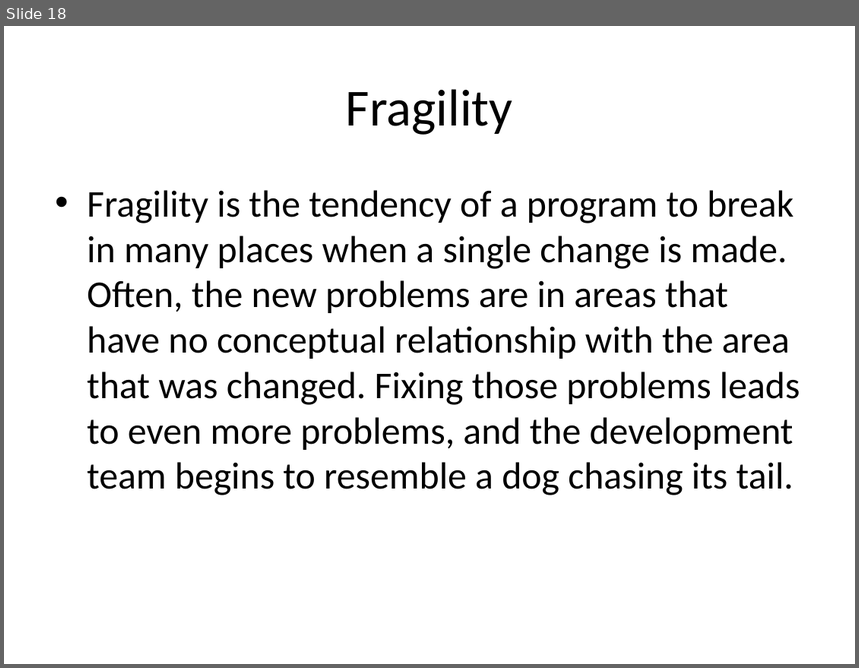
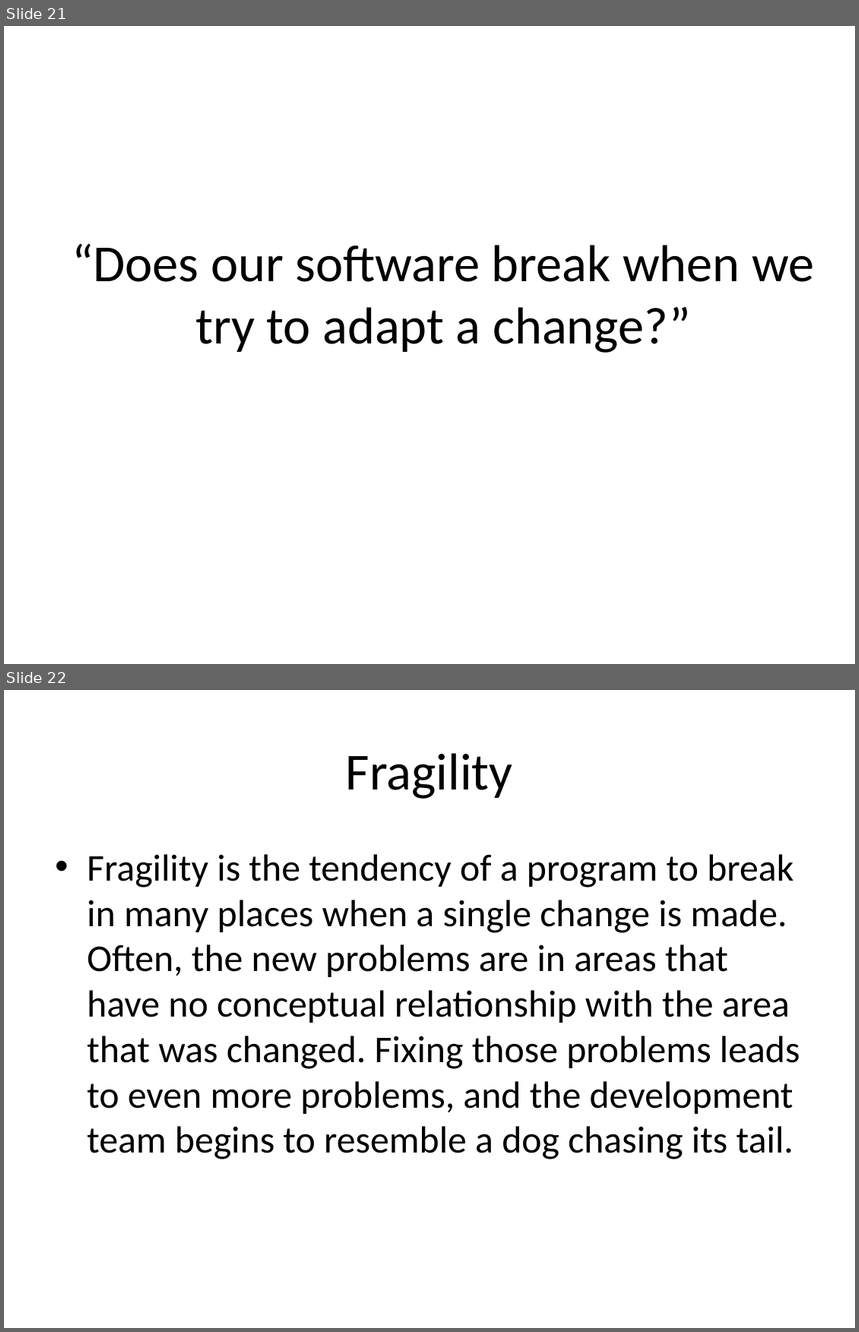
Before and after one commit to sameeri/solid, a slide deck: SOLID Principles of OOD v2.pptx. Shown one above the other, each under a label of ours: slide 18 before the commit, slides 21 and 22 after it. The pictures are 859x668 and 859x1332 pixels, drawn with LibreOffice and Linux fonts; fonts in the diff are those of the drawing. Boxes give left, top, right and bottom in pixels: in the first picture for what was removed or moved away, otherwise in the second. Text is boxed around its words. In the diff, an @@ line names an element or a change of style, - is before the commit and + after.

```diff
--- a/SOLID Principles of OOD v2.pptx
+++ b/SOLID Principles of OOD v2.pptx
@@ slide 21 added at (x1=4, y1=26, x2=855, y2=664), background #FFFFFF @@
@@ title added at (x1=72, y1=243, x2=814, y2=353), 44 pt, text #000000 @@
+“Does our software break when we try to adapt a change?”
@@ what was slide 18 is now slide 22 @@
```
Also in this commit, not shown: 7 slides changed, 9 other slides added.
